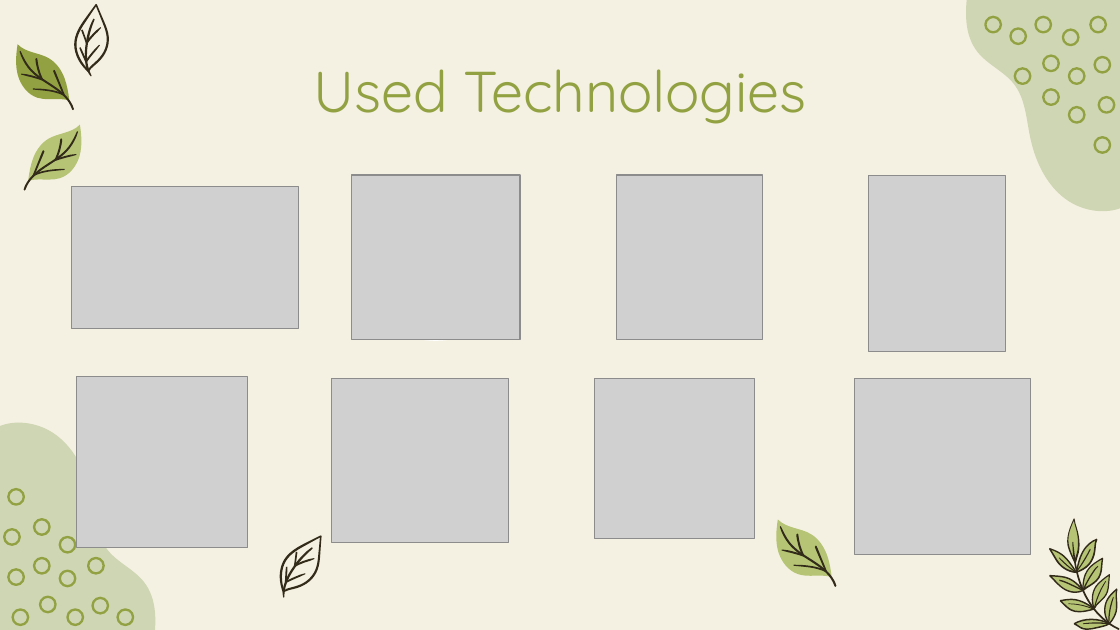
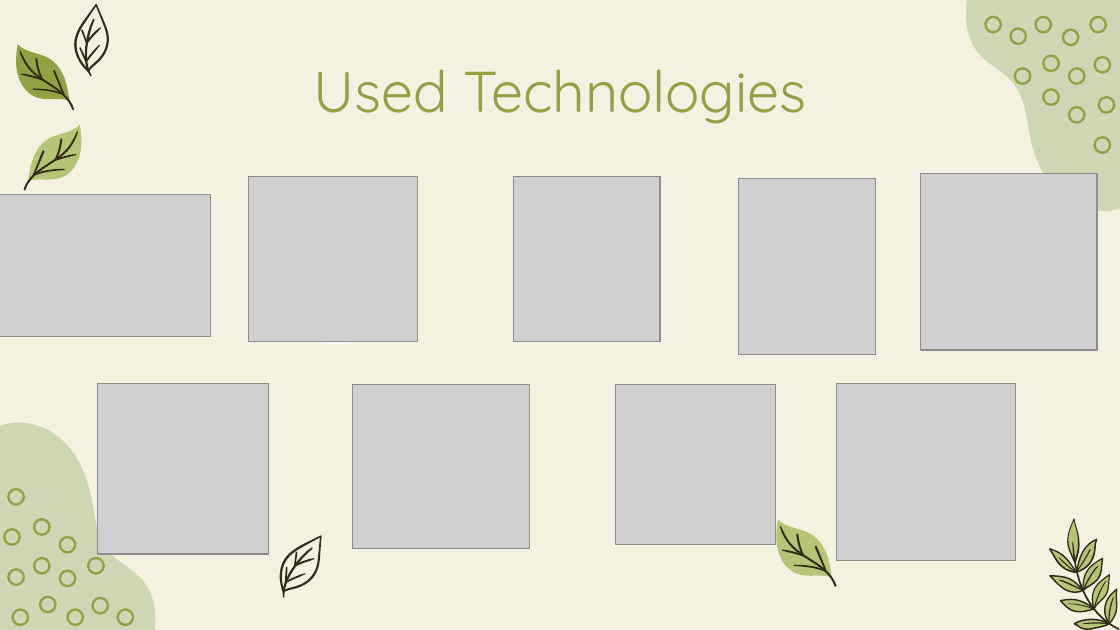
Before and after one commit to NTIvanova21/Chemistry-Biology-project---The-Lab-Rats, a slide deck: slide 6 of Documentation/Presentation.pptx. Drawn at 1120x630 pixels with LibreOffice and Linux fonts; fonts in the diff are those of the drawing; grey boxes stand for pictures. Boxes give left, top, right and bottom in pixels: in the first picture for what was removed or moved away, otherwise in the second. Text is boxed around its words. In the diff, an @@ line names an element or a change of style, - is before the commit and + after.

Commit message:
Fix presentation

```diff
--- a/Documentation/Presentation.pptx
+++ b/Documentation/Presentation.pptx
@@ picture: place and size @@
-picture at bbox=[352, 175, 521, 339]
+picture at bbox=[249, 177, 418, 342]
@@ picture: place and size @@
-picture at bbox=[616, 175, 763, 339]
+picture at bbox=[514, 177, 661, 342]
@@ picture: place and size @@
-picture at bbox=[868, 175, 1005, 351]
+picture at bbox=[738, 178, 875, 354]
@@ picture: place and size @@
-picture at bbox=[855, 379, 1030, 554]
+picture at bbox=[921, 174, 1096, 349]
@@ picture: place and size @@
-picture at bbox=[72, 186, 299, 328]
+picture at bbox=[0, 194, 211, 336]
@@ ellipse: place and size @@
-ellipse at bbox=[354, 186, 516, 342]
+ellipse at bbox=[255, 189, 418, 345]
@@ 3 pictures: place and size @@
-3 pictures at bbox=[77, 377, 755, 549]
+3 pictures at bbox=[97, 383, 775, 554]
@@ picture added at bbox=[837, 383, 1016, 560] @@
```
